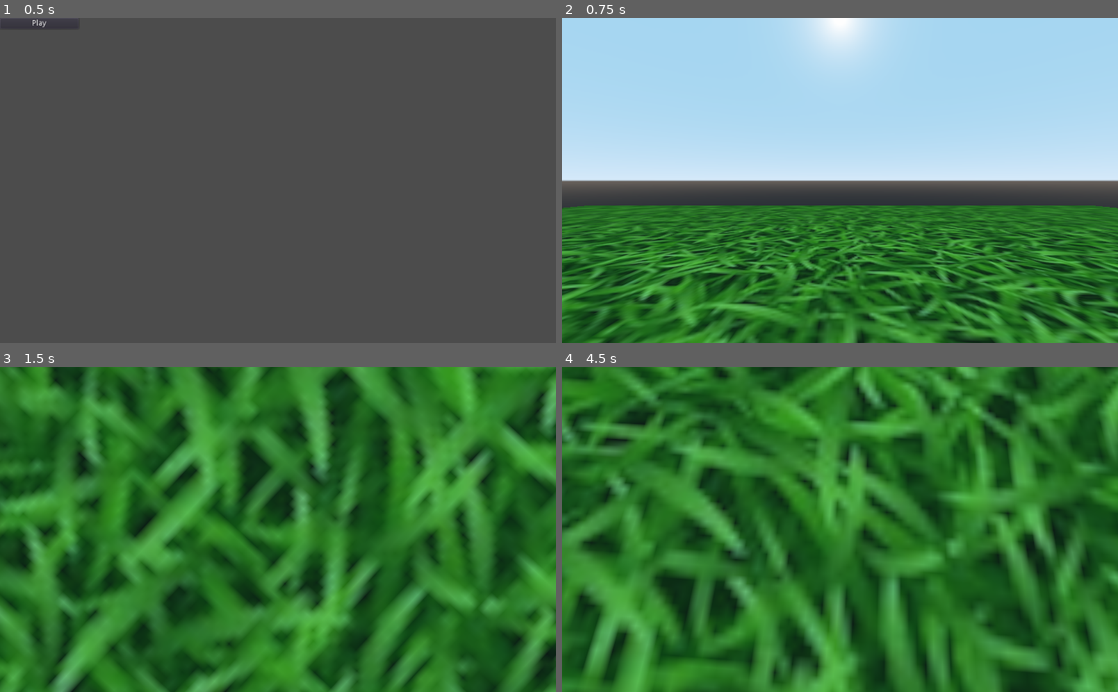
Above: before the commit, frames 1-4 (two rows, left to right).
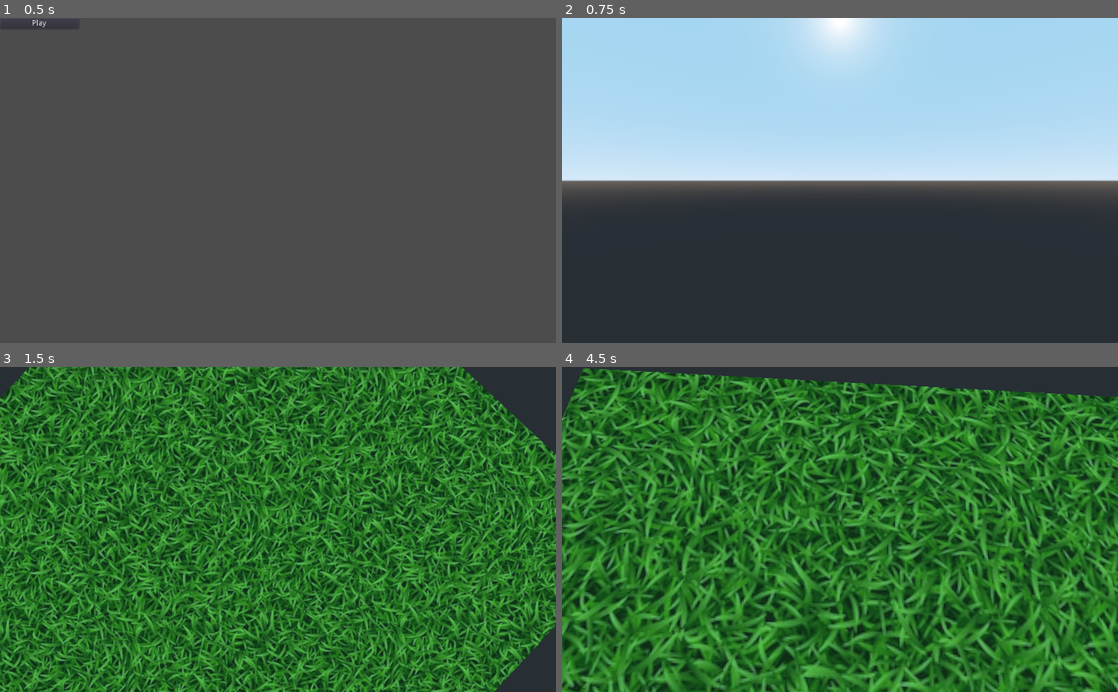
Above: after the commit, the same moments.

Repository: tenmetresam225/Knife-to-a-Gunfight
Game: Godot game, scene res://Main Menu.tscn
Two runs of this game, one before a commit and one after it. Both use one fixed random seed, a clock stepped at 60 frames per second and the inputs below.
Inputs (mouse positions are in pixels of both pictures, inside the frame that each line leads up to):
- Up to frame 1 (0.5 s): no input
- Up to frame 2 (0.75 s): click "Play" at 0.5 s
- Up to frame 3 (1.5 s): tap Enter at 1.25 s; move the mouse to (400, 513) at 1.27 s; press the mouse at (400, 513) at 1.28 s; hold D (player_right) from 1.28 s (still down)
- Up to frame 4 (4.5 s): tap Space (jump) at 1.52, 1.55, 1.82, 2.1, 2.27, 2.57, 3.05, 3.77, 4.07 s; move the mouse to (728, 545) at 2.02 s; release D (player_right) at 2.03 s; release the mouse at (728, 545) at 2.03 s; hold S (player_back) 2.03-2.78 s; click (728, 545) at 2.3 s; move the mouse to (895, 458) at 2.77 s; press the mouse at (895, 458) at 2.78 s; hold D (player_right) 2.78-3.53 s; move the mouse to (812, 594) at 3.52 s; release the mouse at (812, 594) at 3.53 s; hold W (player_forward) 3.53-4.28 s; click (812, 594) at 3.6 s; move the mouse to (1006, 578) at 4.27 s; hold A (player_left) from 4.28 s (still down); hold Space (jump) from 4.28 s (still down)

Frame 1 is identical in both runs. In frame 2, 42% of the frame differs, in the area x 0-100%, y 57-100%; in frame 3, 63%; in frame 4, 63%, in the area x 0-100%, y 0-100%.

Commit message:
Player Movement

Diff:
--- a/6/Game.tscn
+++ b/6/Game.tscn
@@ -17,12 +17,14 @@
 [node name="KinematicBody" parent="." instance=ExtResource( 2 )]
 
 [node name="Ground" type="MeshInstance" parent="."]
+transform = Transform( 1, 0, 0, 0, 1, 0, 0, 0, 1, 0, -10.6994, 0 )
 mesh = SubResource( 1 )
 material/0 = SubResource( 2 )
 
 [node name="StaticBody" type="StaticBody" parent="Ground"]
 
 [node name="CollisionShape" type="CollisionShape" parent="Ground/StaticBody"]
+transform = Transform( 10, 0, 0, 0, 1, 0, 0, 0, 10, 0, 0, 0 )
 shape = SubResource( 3 )
 
 [node name="DirectionalLight" type="DirectionalLight" parent="."]
--- a/6/Player.gd
+++ b/6/Player.gd
@@ -1,9 +1,9 @@
 extends KinematicBody
 
 # Physics
-var movementSpeed = 1.0 		# How fast the player can move.
-var jumpStrength = 1.0 		# How much force used to make player jump
-var gravity = 10.0			# Gravity's strength.
+var movementSpeed = 6.0 		# How fast the player can move.
+var jumpStrength = 5.0 		# How much force used to make player jump
+var gravity = 8.0			# Gravity's strength.
 
 # cam look
 var minCamVerticalAngle = -90.0		# Limit camera view to straight down.
@@ -19,13 +19,19 @@
 
 # Called when the node enters the scene tree for the first time.
 func _ready():
-	pass
+	Input.set_mouse_mode(Input.MOUSE_MODE_CAPTURED)
 
-# called when an input is detected
 func _input (event):
+	if event.is_action_pressed("shoot"):
+		if Input.get_mouse_mode() == Input.MOUSE_MODE_VISIBLE:
+			Input.set_mouse_mode(Input.MOUSE_MODE_CAPTURED)
+	if event.is_action_pressed("ui_cancel"):
+		Input.set_mouse_mode(Input.MOUSE_MODE_VISIBLE)
 	# did the mouse move?
-	if event is InputEventMouseMotion:
-		mouseDelta = event.relative
+	if Input.get_mouse_mode() == Input.MOUSE_MODE_CAPTURED:
+		if event is InputEventMouseMotion:
+			mouseDelta = event.relative
+
 
 
 
@@ -42,3 +48,35 @@
 
 	# reset the mouse delta vector
 	mouseDelta = Vector2()
+
+# called every physics step
+func _physics_process (delta):
+	# reset the x and z velocity
+	playerVelocity.x = 0
+	playerVelocity.z = 0
+	var input = Vector2()
+	# movement inputs
+	if Input.is_action_pressed("player_forward"):
+		input.y -= 1
+	if Input.is_action_pressed("player_back"):
+		input.y += 1
+	if Input.is_action_pressed("player_left"):
+		input.x -= 1
+	if Input.is_action_pressed("player_right"):
+		input.x += 1
+	# normalize the input so we can't move faster diagonally
+	input = input.normalized()
+	# get our forward and right directions
+	var forward = global_transform.basis.z
+	var right = global_transform.basis.x
+	# set the velocity
+	playerVelocity.z = (forward * input.y + right * input.x).z * movementSpeed
+	playerVelocity.x = (forward * input.y + right * input.x).x * movementSpeed
+	# apply gravity
+	playerVelocity.y -= gravity * delta
+#	print(playerVelocity.y)
+	# move the player
+	playerVelocity = move_and_slide(playerVelocity, Vector3.UP)
+	# jump if we press the jump button and are standing on the floor
+	if Input.is_action_pressed("jump") and is_on_floor():
+		playerVelocity.y = jumpStrength
